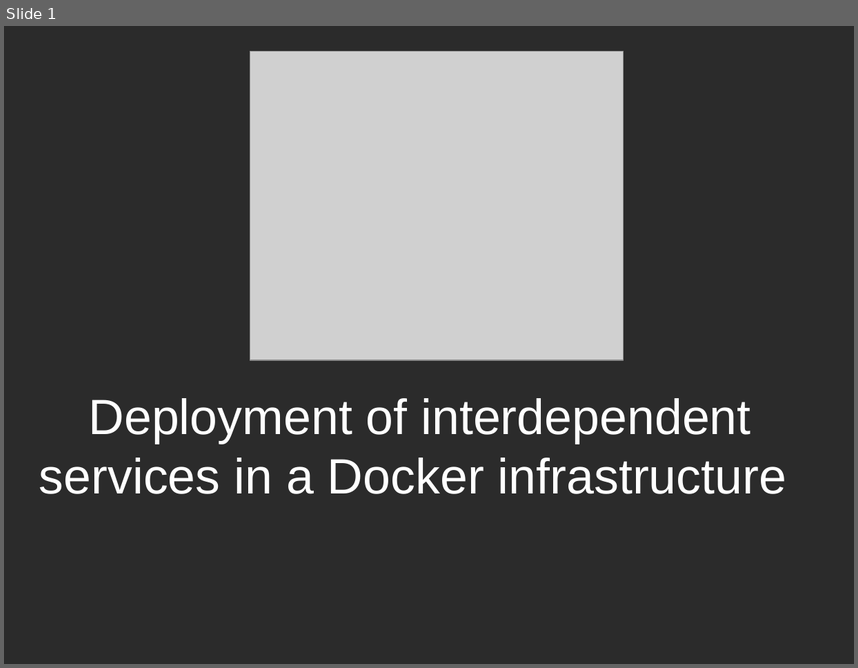
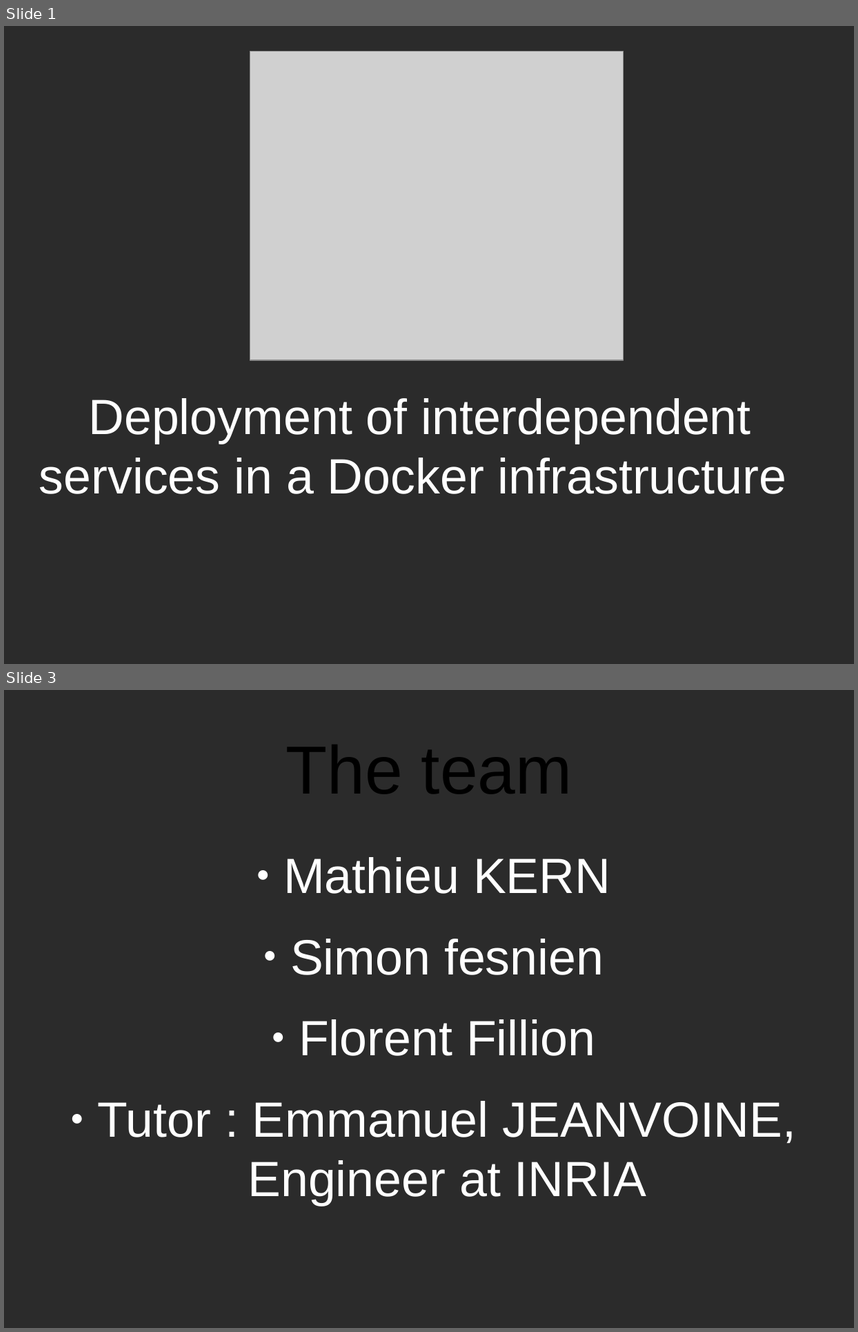
Before and after one commit to CPTmath67/anglais, a slide deck: presentation.odp. Shown one above the other, each under a label of ours: slide 1 before the commit, slides 1 and 3 after it; the slides between them are not shown. The pictures are 858x668 and 858x1332 pixels, drawn with LibreOffice and Linux fonts; fonts in the diff are those of the drawing; grey boxes stand for pictures; background and template pictures are left out; a plain dark background stands for a picture behind light text. Boxes give left, top, right and bottom in pixels: in the first picture for what was removed or moved away, otherwise in the second. Text is boxed around its words. In the diff, an @@ line names an element or a change of style, - is before the commit and + after.

```diff
--- a/presentation.odp
+++ b/presentation.odp
@@ slide 3 added at [4,690,854,1328], background picture (left out) @@
@@ title added at [286,745,573,794], 63.4 pt, text #000000 @@
+The team
@@ text added at [98,857,796,1205], 46.2 pt, text #FFFFFF @@
+● Mathieu KERN
+● Simon fesnien
+● Florent Fillion
+● Tutor : Emmanuel JEANVOINE, Engineer at INRIA
```
Also in this commit, not shown: 4 other slides added, 1 other file.
